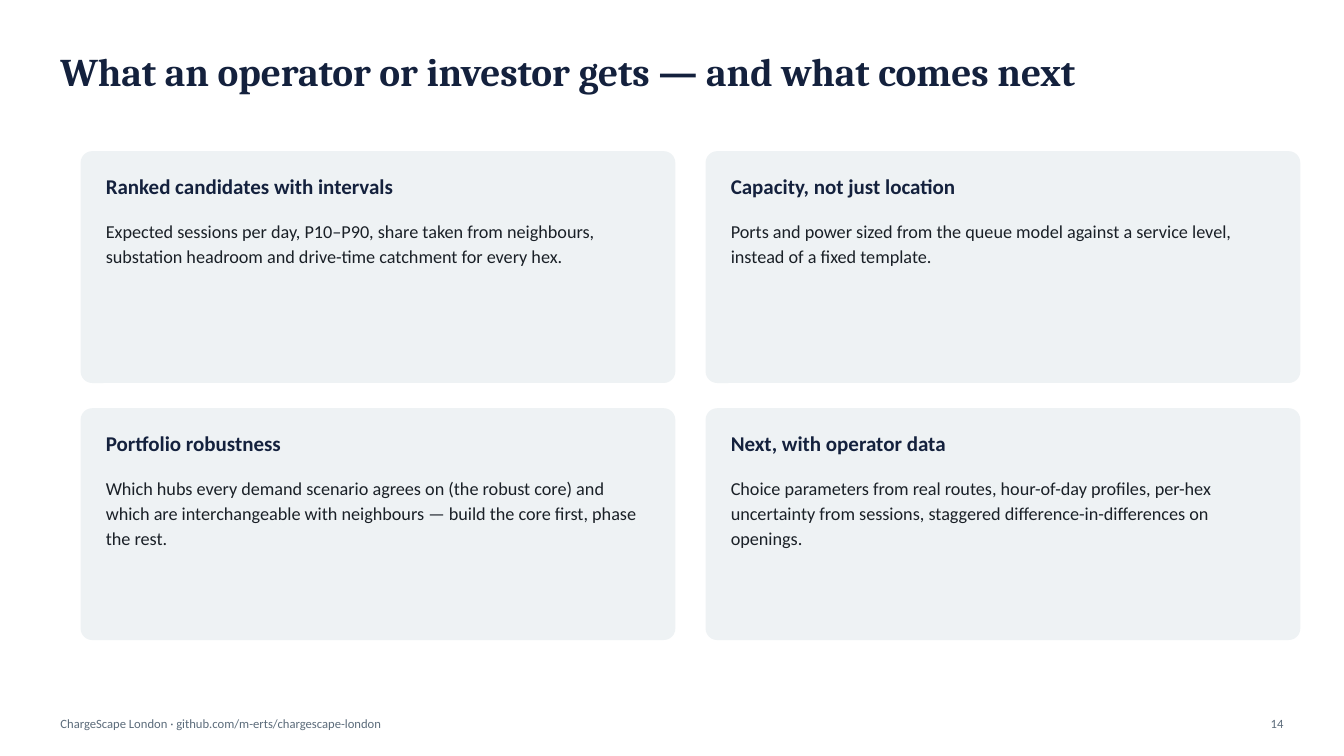
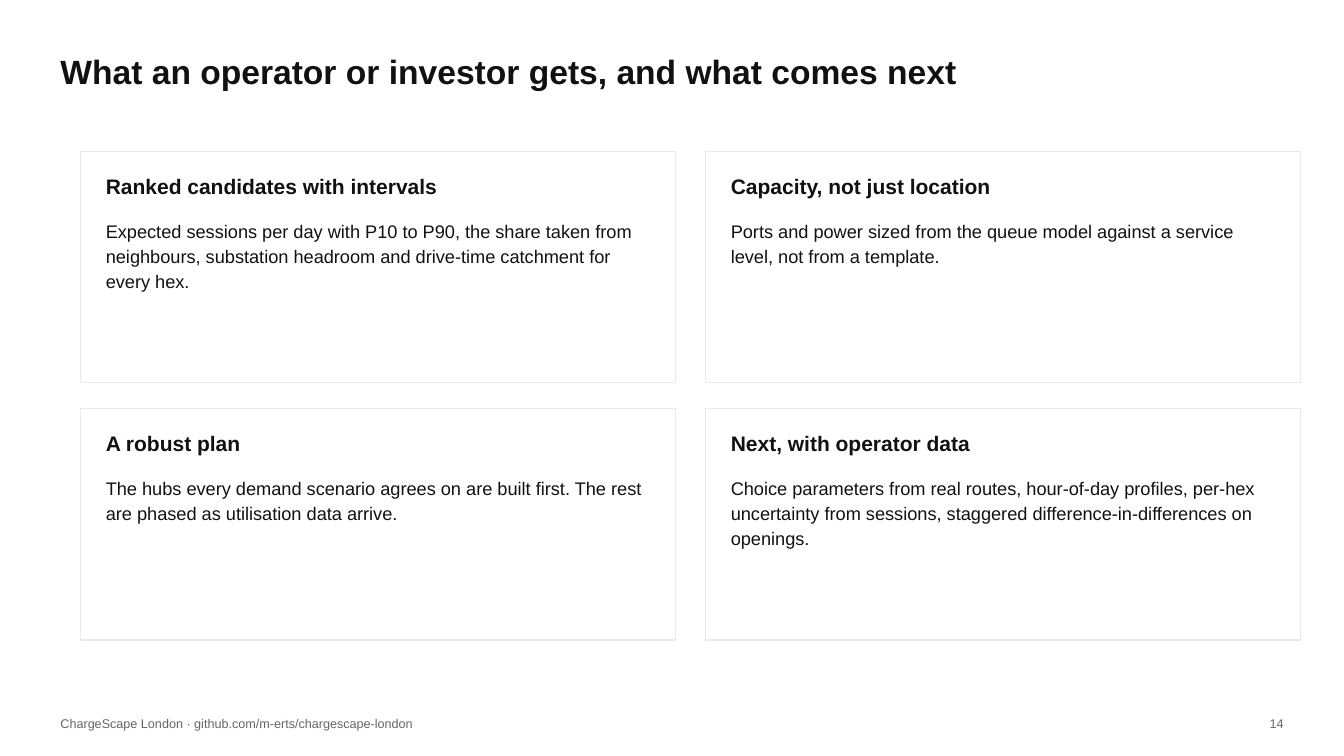
Before and after one commit to m-erts/chargescape-london, a slide deck: slide 14 of reports/ChargeScape_London.pptx. Drawn at 1344x756 pixels with LibreOffice and Linux fonts; fonts in the diff are those of the drawing. Boxes give left, top, right and bottom in pixels: in the first picture for what was removed or moved away, otherwise in the second. Text is boxed around its words. In the diff, an @@ line names an element or a change of style, - is before the commit and + after.

```diff
--- a/reports/ChargeScape_London.pptx
+++ b/reports/ChargeScape_London.pptx
@@ text at box(60, 59, 956, 91): text changed; size 28 to 24 pt; font Cambria to Arial; text colour #14213D to #111111 @@
-What an operator or investor gets — and what comes next
+What an operator or investor gets, and what comes next
@@ text at box(106, 224, 631, 292): text changed; font Calibri to Arial; text colour #1A2027 to #111111 @@
-Expected sessions per day, P10–P90, share taken from neighbours, substation headroom and drive-time catchment for every hex.
+Expected sessions per day with P10 to P90, the share taken from neighbours, substation headroom and drive-time catchment for every hex.
@@ text at box(731, 224, 1234, 267): text changed; font Calibri to Arial; text colour #1A2027 to #111111 @@
-Ports and power sized from the queue model against a service level, instead of a fixed template.
+Ports and power sized from the queue model against a service level, not from a template.
@@ rounded rectangle to rectangle; fill #EEF2F4 to #FFFFFF; outline none to #EAEAEA 0.75 pt in 4 elements at box(81, 151, 676, 383), box(706, 151, 1301, 383), box(81, 408, 676, 640), box(706, 408, 1301, 640) @@
@@ text at box(106, 435, 240, 455): text changed; font Calibri to Arial; text colour #14213D to #111111 @@
-Portfolio robustness
+A robust plan
@@ font Calibri to Arial, text colour #14213D to #111111 in 3 elements at box(106, 178, 437, 195), box(731, 178, 990, 198), box(731, 435, 970, 455) @@
@@ text "Choice parameters from real routes, ..." at box(731, 481, 1255, 549): font Calibri to Arial, text colour #1A2027 to #111111 @@
@@ text at box(106, 481, 641, 524): text changed; font Calibri to Arial; text colour #1A2027 to #111111 @@
-Which hubs every demand scenario agrees on (the robust core) and which are interchangeable with neighbours — build the core first, phase the rest.
+The hubs every demand scenario agrees on are built first. The rest are phased as utilisation data arrive.
@@ text "ChargeScape London · github.com/m-erts/chargescape-london" at box(60, 719, 413, 731): font Calibri to Arial, text colour #5B6B7A to #666666 @@
@@ text "14" at box(1270, 719, 1284, 728): font Calibri to Arial, text colour #5B6B7A to #666666 @@
```
Also in this commit, not shown: 14 other slides changed, 49 other files.
